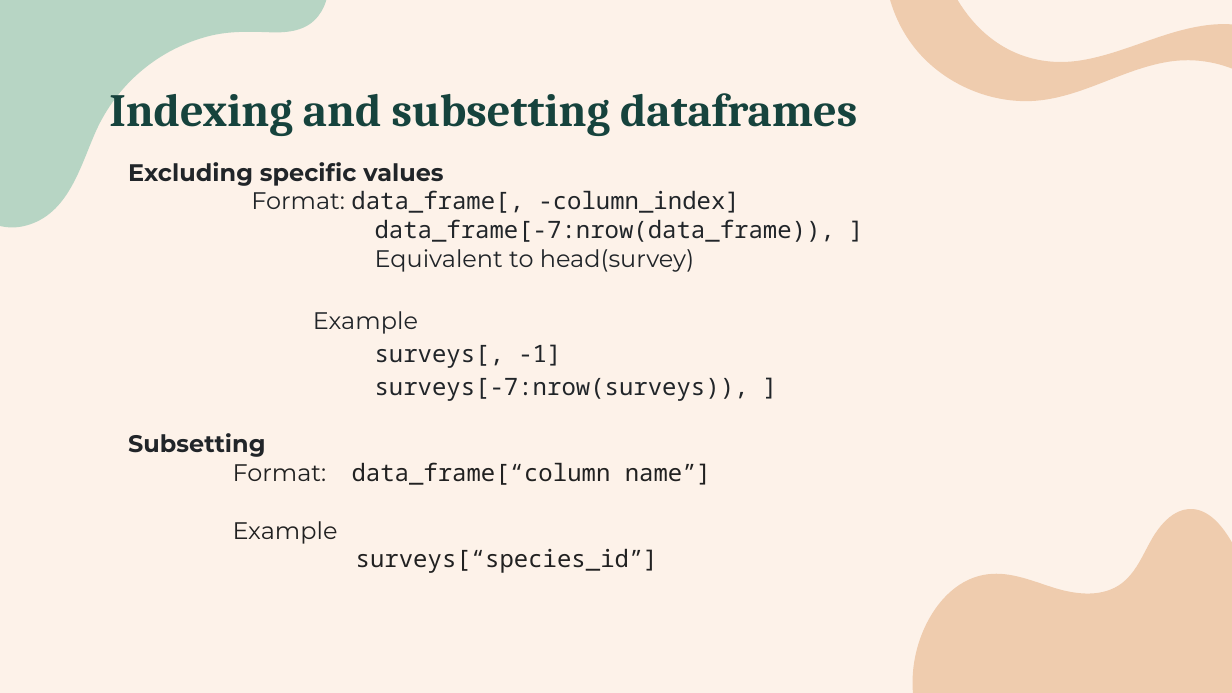
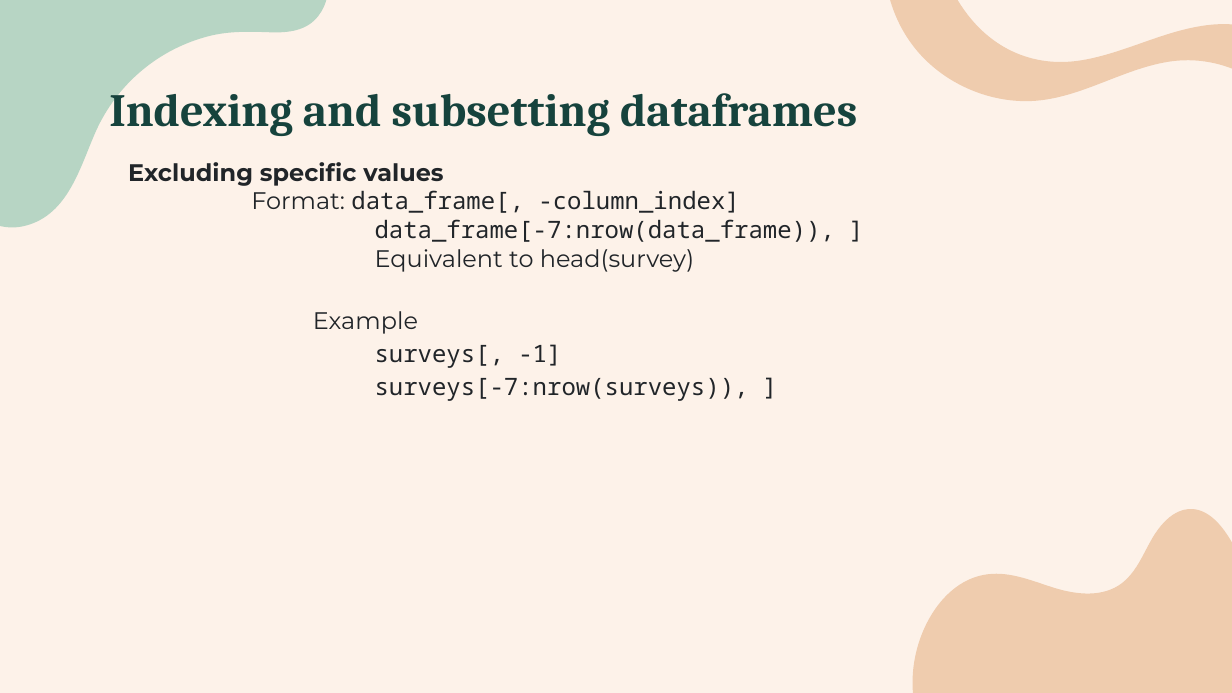
Before and after one commit to Colorado-State-University-CMB/CM515-course-2024, a slide deck: slide 18 of modules/04_Tidyverse/TidyverseDay1_MJH.pptx (slide 11 before the commit). Drawn at 1232x693 pixels with LibreOffice and Linux fonts; fonts in the diff are those of the drawing. Boxes give left, top, right and bottom in pixels: in the first picture for what was removed or moved away, otherwise in the second. Text is boxed around its words. In the diff, an @@ line names an element or a change of style, - is before the commit and + after.

```diff
--- a/modules/04_Tidyverse/TidyverseDay1_MJH.pptx
+++ b/modules/04_Tidyverse/TidyverseDay1_MJH.pptx
@@ text at [128,433,711,573]: paragraphs removed @@
-Subsetting
-Format: data_frame[“column name”]
-Example
-surveys[“species_id”]
```
Also in this commit, not shown: 6 other slides changed, 8 slides added, 1 slide removed, 2 other files.
